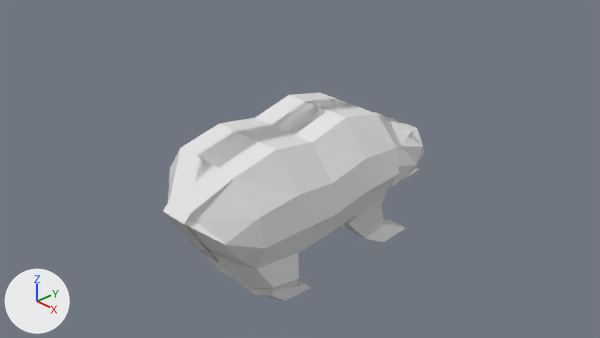
One commit to the Blender file What You Knead/Assets/Models/bear.blend: the scene before it, then after it.
Both versions are drawn from the file's camera 'Camera'. Arrows for +X, +Y and +Z are at lower left; the lights stay in place.
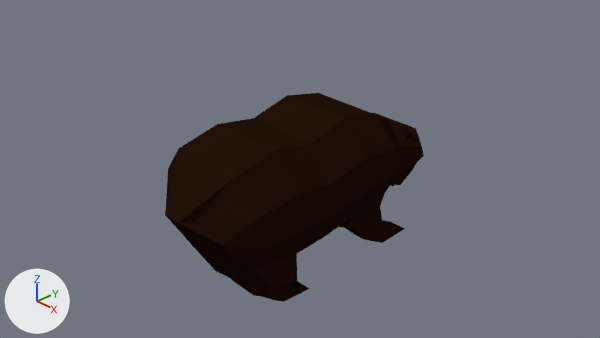
Where the change shows, as pixel boxes [x1, y1, x2, y2] in the pictures (600 x 338 px):
'Cube', recoloured, surface changed, reshaped, moved, modifiers changed (white to black, 15% shorter): before [163, 92, 424, 301]; after [165, 93, 424, 270]
'Cube.003', added (black): after [212, 254, 310, 302]
'Cube.002', added (black): after [341, 193, 405, 243]
'Cube.004', added: after [199, 253, 230, 278]
'Cube.005', added: after [395, 171, 411, 185]
part 1 of me_cube, built on: before [163, 99, 424, 301]; after [165, 93, 424, 259]

The change in detail:
Material 'Material' (mat_material) changes colour from white #e7e7e7 to black #231309; in linear values from (0.8, 0.8, 0.8) to (0.0172, 0.00635, 0.00259).
In material 'Material' (mat_material), specular_ior_level is now set to 0.0.
Material 'Material.001' (mat_material_001) is new.
Its base color is (0.0, 0.0, 0.0) (black #000000).
Its specular ior level is 0.0.
Material 'Material.003' (mat_material_003) is new.
Its base color is (0.8, 0.0136, 0.0127) (red #e71f1e).
Material 'Material.002' (mat_material_002) is new.
Its base color is (0.8, 0.8, 0.8) (white #e7e7e7).
me_cube is used by ob_cube; location (0.0, -0.281, 0.0); scale (1.0, 1.82, 0.698).
me_cube had 138 vertices, 127 faces and spanned x -0.22..0.93, y -0.99..1.47, z -2.29..1.1.
me_cube now has 232 vertices, 213 faces and spans x -0.93..0.93, y -0.99..1.49, z -1.15..1.1.
Part 1, on me_cube:
44 vertices are removed from x -0.22..0.69, y -0.58..1.44, z -2.29..-0.95.
56 faces are deleted.
20 vertices in x -0.22, y -0.98..1.35, z -1.14..1.1 move by (0.21, 0.0, 0.0).
7 vertices move from x -0.22..0.38, y 1.09..1.47, z -1.2..0.14 to x -0.01..0.32, y 1.08..1.49, z -1.15..0.25.
106 vertices are added at x -0.93..0.32, y -0.99..1.49, z -1.15..1.1.
27 new vertices lie (0.15, 0.0, 0.0) away from vertices in x -0.32..0.17, y -0.9..1.49, z -1.14..1.1.
5 new vertices lie (-0.41, 0.0, 0.0) away from vertices in x -0.14, y -0.68..0.66, z 0.79..1.1.
122 new faces join them, mat_material (black #231309).
10 new faces join them, mat_material_002 (white #e7e7e7).
2 new faces join them, mat_material_001 (black #000000).
8 new faces join them, mat_material_003 (red #e71f1e).
me_cube now uses material mat_material_001 (black #000000).
me_cube now uses material mat_material_002 (white #e7e7e7).
me_cube now uses material mat_material_003 (red #e71f1e).
Mesh me_cube_005 is new.
It has 40 vertices, 32 faces and spans x -0.318..0.318, y 1.078..1.393, z -1.304..-0.953.
Faces by material slot: [22, 10].
It uses material mat_material (black #231309).
It uses material mat_material_002 (white #e7e7e7).
Mesh me_cube_004 is new.
It has 30 vertices, 26 faces and spans x -0.691..-0.136, y -0.736..0.0, z -2.29..-1.036.
It uses material mat_material (black #231309).
Mesh me_cube_003 is new.
It has 30 vertices, 26 faces and spans x 0.136..0.691, y -0.736..0.0, z -2.29..-1.036.
It uses material mat_material (black #231309).
Mesh me_cube_002 is new.
It has 16 vertices, 15 faces and spans x 0.14..0.69, y 0.37..1.17, z -2.27..-0.76.
It uses material mat_material (black #231309).
Object 'Cube' (ob_cube) moves from (0.0, -0.281, 0.0) to (0.0, -0.311, 0.0).
Object 'Cube' (ob_cube) loses its MIRROR modifier named 'Mirror'.
Object 'Cube.005' (ob_cube_005) is new; it shows me_cube_005.
Its location is (0.0, -0.311, 0.0).
Its scale is (1.0, 1.82, 0.698).
Object 'Cube.004' (ob_cube_004) is new; it shows me_cube_004.
Its location is (0.0, -0.311, 0.0).
Its scale is (1.0, 1.82, 0.698).
Object 'Cube.003' (ob_cube_003) is new; it shows me_cube_003.
Its location is (0.0, -0.311, 0.0).
Its scale is (1.0, 1.82, 0.698).
Object 'Cube.002' (ob_cube_002) is new; it shows me_cube_002.
Its location is (0.0, -0.311, 0.0).
Its scale is (1.0, 1.82, 0.698).
